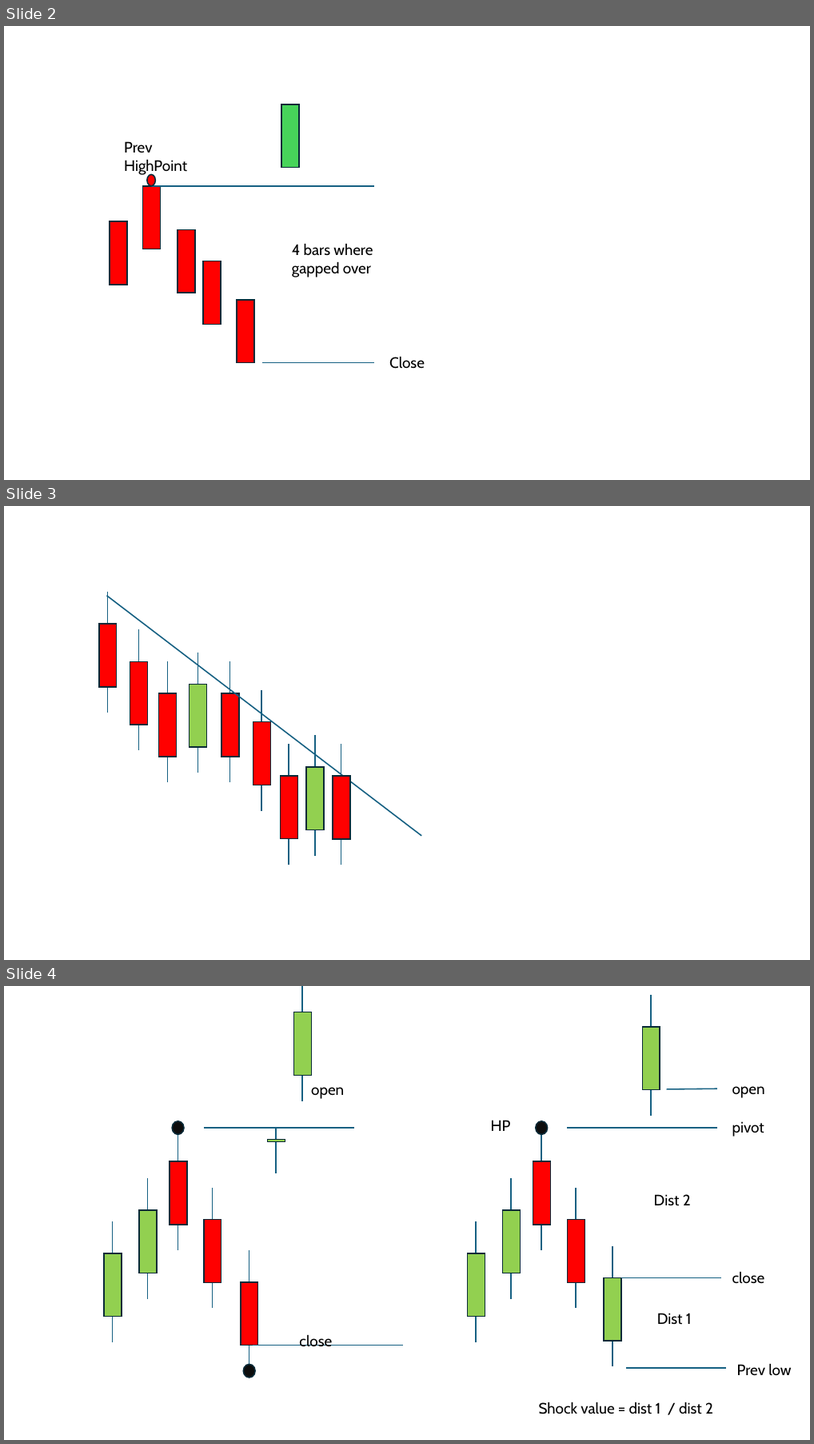
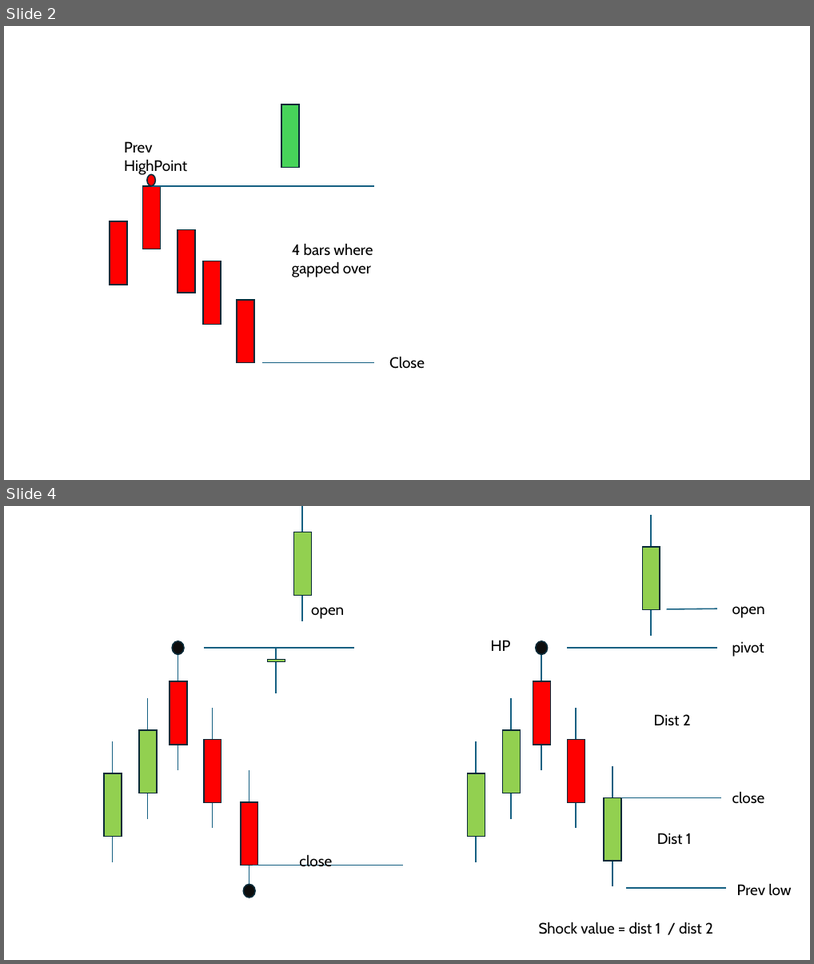
Before and after one commit to Design-01/stockbot_4, a slide deck: architecture.pptx. Shown one above the other, each under a label of ours: slides 2, 3 and 4 before the commit, slides 2 and 4 after it; the slides between them are not shown. The pictures are 814x1444 and 814x964 pixels, drawn with LibreOffice and Linux fonts; fonts in the diff are those of the drawing. Boxes give left, top, right and bottom in pixels: in the first picture for what was removed or moved away, otherwise in the second. Text is boxed around its words. In the diff, an @@ line names an element or a change of style, - is before the commit and + after.

```diff
--- a/architecture.pptx
+++ b/architecture.pptx
@@ slide 3 removed at (x1=4, y1=506, x2=810, y2=960), background #FFFFFF @@
@@ line removed from (107, 592) to (107, 712) @@
@@ line removed from (107, 596) to (422, 836) @@
@@ rectangle removed at (x1=99, y1=624, x2=117, y2=687) @@
@@ line removed from (139, 629) to (139, 751) @@
@@ rectangle removed at (x1=130, y1=661, x2=148, y2=724) @@
@@ line removed from (167, 661) to (167, 782) @@
@@ line removed from (198, 652) to (198, 772) @@
@@ line removed from (230, 661) to (230, 782) @@
@@ rectangle removed at (x1=159, y1=693, x2=177, y2=756) @@
@@ rectangle removed at (x1=189, y1=684, x2=206, y2=747) @@
@@ rectangle removed at (x1=222, y1=693, x2=239, y2=756) @@
@@ line removed from (262, 690) to (262, 810) @@
@@ rectangle removed at (x1=254, y1=722, x2=270, y2=785) @@
@@ line removed from (289, 744) to (289, 864) @@
@@ line removed from (315, 735) to (315, 856) @@
@@ line removed from (342, 744) to (342, 864) @@
@@ rectangle removed at (x1=306, y1=767, x2=324, y2=830) @@
@@ rectangle removed at (x1=281, y1=776, x2=298, y2=839) @@
@@ rectangle removed at (x1=333, y1=776, x2=350, y2=839) @@
```
Also in this commit, not shown: 1 slide added, 4 other files.
